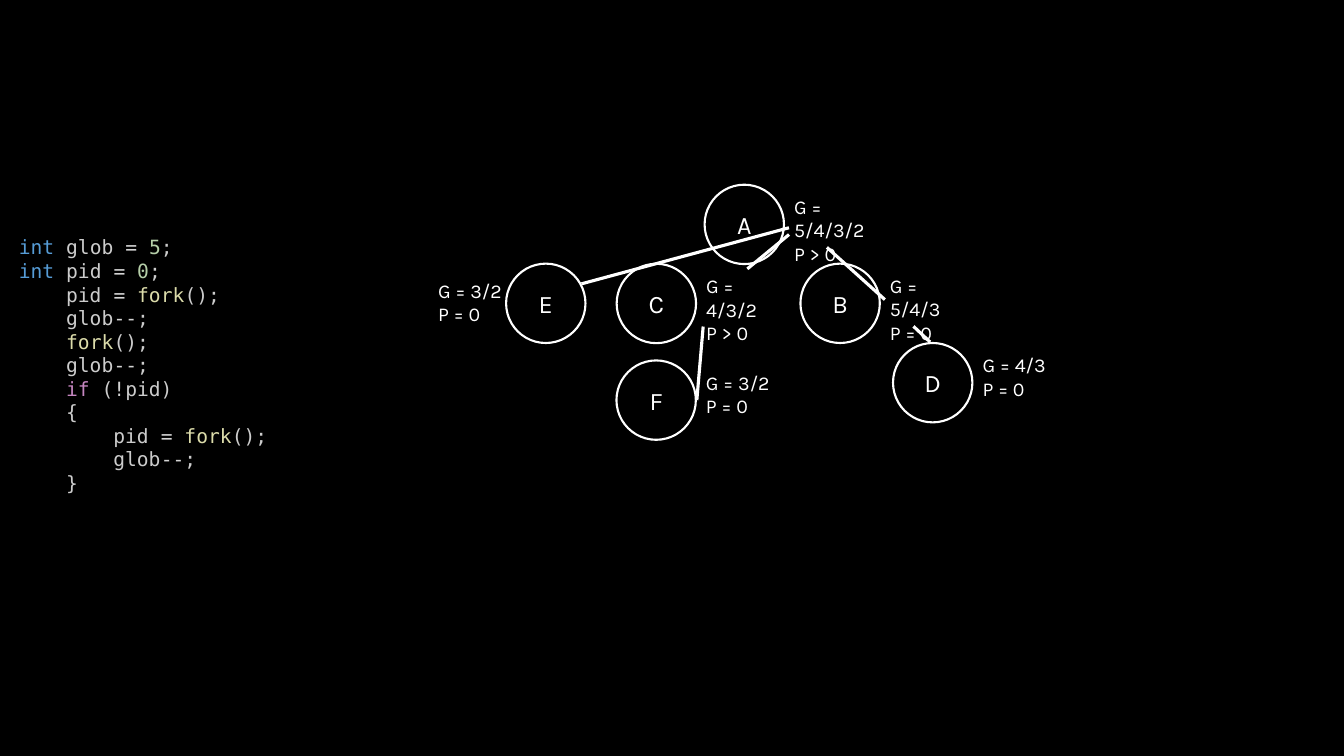
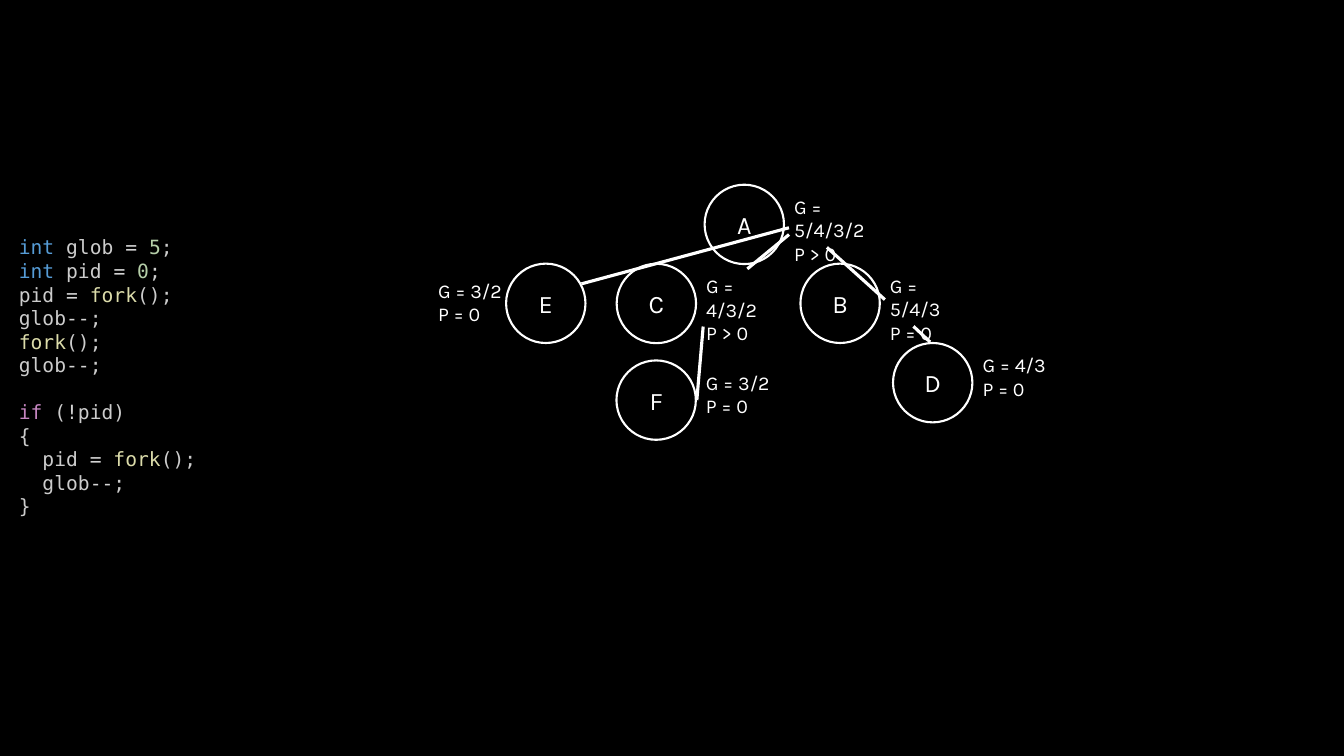
Before and after one commit to r-delprete/operating-systems, a slide deck: slide 17 of exercises/alberi/tracce.pptx. Drawn at 1344x756 pixels with LibreOffice and Linux fonts; fonts in the diff are those of the drawing. Boxes give left, top, right and bottom in pixels: in the first picture for what was removed or moved away, otherwise in the second. Text is boxed around its words. In the diff, an @@ line names an element or a change of style, - is before the commit and + after.

```diff
--- a/exercises/alberi/tracce.pptx
+++ b/exercises/alberi/tracce.pptx
@@ text "int glob = 5;" rewrapped from <box>19,239,267,470</box> to <box>19,239,196,494</box> @@
```
Also in this commit, not shown: 5 other slides changed, 2 other files.
